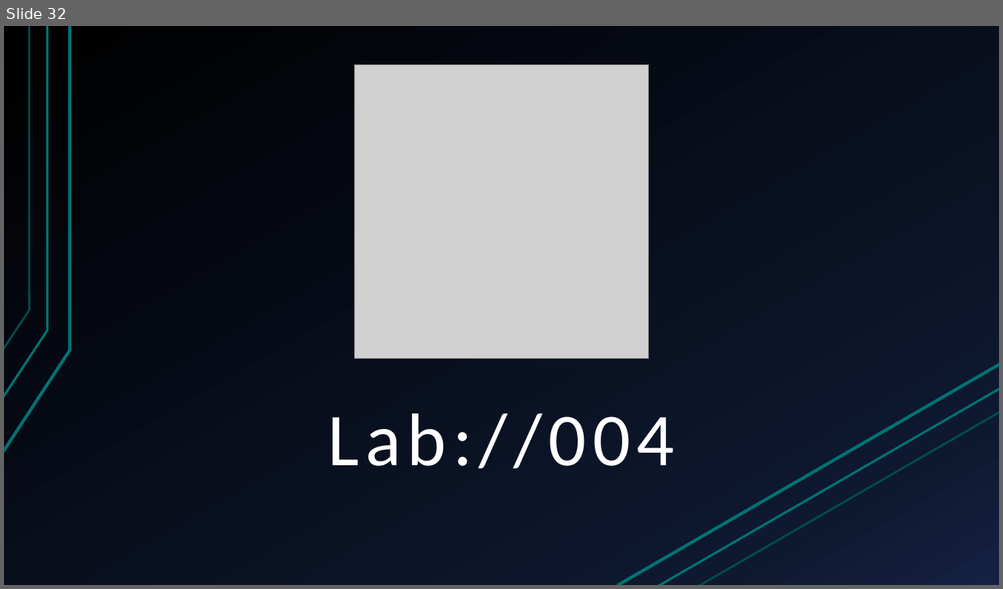
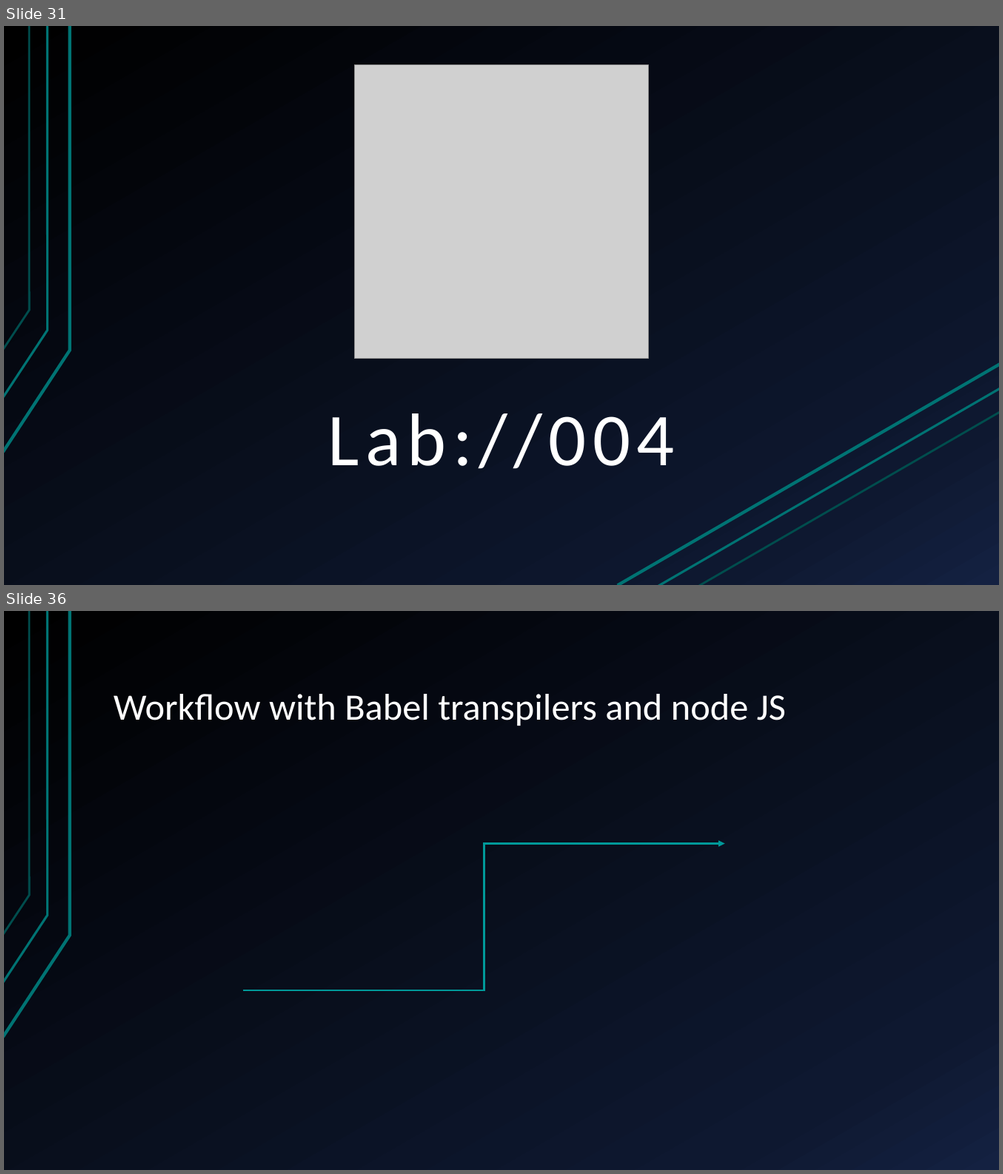
Before and after one commit to tomhero/PG-Team-Modern-JS-Practices, a slide deck: Modern JavaScript.pptx. Shown one above the other, each under a label of ours: slide 32 before the commit, slides 31 and 36 after it; the slides between them are not shown. The pictures are 1003x589 and 1003x1174 pixels, drawn with LibreOffice and Linux fonts; fonts in the diff are those of the drawing; grey boxes stand for pictures. Boxes give left, top, right and bottom in pixels: in the first picture for what was removed or moved away, otherwise in the second. Text is boxed around its words. In the diff, an @@ line names an element or a change of style, - is before the commit and + after.

```diff
--- a/Modern JavaScript.pptx
+++ b/Modern JavaScript.pptx
@@ slide 36 added at [4, 611, 999, 1170], background gradient #000000 to #0F1931 to #142242; not listed: 3 template elements that a slide beside it also shows @@
@@ title added at [114, 694, 785, 726], 36 pt, text #FFFFFF @@
+Workflow with Babel transpilers and node JS
@@ elbow arrow added from (243, 991) to (725, 844), #009999 2 pt @@
@@ what was slide 32 is now slide 31 @@
```
Also in this commit, not shown: 3 slides changed, 3 other slides added, 2 other files.
